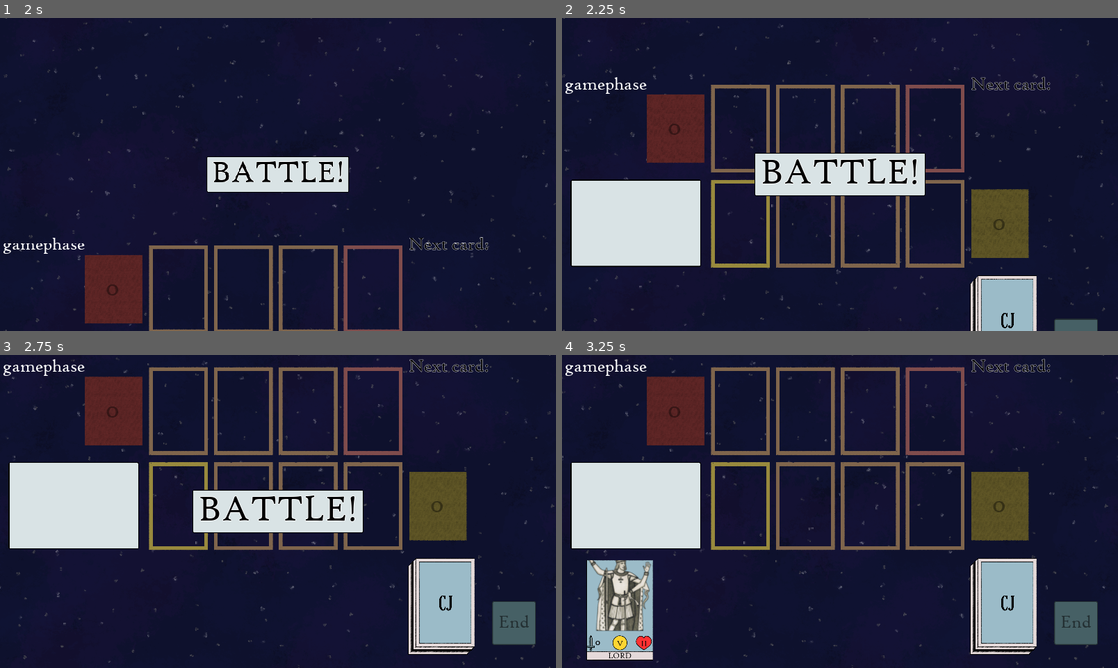
Above: before the commit, frames 1-4 (two rows, left to right).
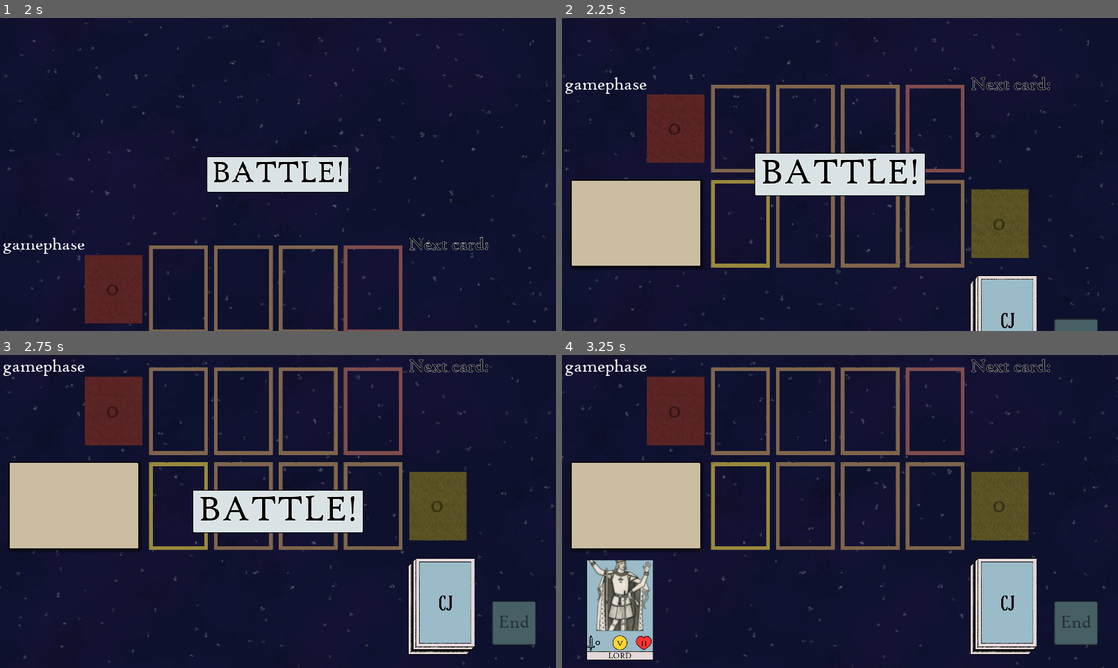
Above: after the commit, the same moments.

Repository: Mikroscopic/card-joust
Game: Godot game, scene res://scenes/scn_ui_main_menu.tscn
Two runs of this game, one before a commit and one after it. Both use one fixed random seed, a clock stepped at 60 frames per second and the inputs below. The engine's default icon, where the game draws it, is replaced by a stand-in: a white triangle on a blue panel in a dark square.
Inputs (mouse positions are in pixels of both pictures, inside the frame that each line leads up to):
- Up to frame 1 (2 s): click "Start" at 0.5 s; tap Enter (ui_dialogue_next, bound only after the commit) at 1.25 s; move the mouse to (400, 158) at 1.27 s; hold Enter (ui_dialogue_next, bound only after the commit) from 1.28 s (still down)
- Up to frame 2 (2.25 s): move the mouse to (728, 190) at 2.02 s; release Enter (ui_dialogue_next, bound only after the commit) at 2.03 s; click (728, 190) at 2.1 s
- Up to frame 3 (2.75 s): tap Enter (ui_dialogue_next, bound only after the commit) at 2.3 s
- Up to frame 4 (3.25 s): move the mouse to (895, 442) at 2.77 s; hold Enter (ui_dialogue_next, bound only after the commit) from 2.78 s (still down)

Frame 1 is identical in both runs. In frame 2, 6.4% of the frame differs, in the area x 1-26%, y 52-80%; in frame 3, 6.5%; in frame 4, 6.5%, in the area x 1-26%, y 34-63%.

Commit message:
Add dialogue boxes

Diff:
--- /dev/null
+++ b/assets/themes/theme_hud_hints.tres
@@ -0,0 +1,159 @@
+[gd_resource type="Theme" load_steps=22 format=2]
+
+[ext_resource path="res://assets/themes/stylebox_panel_blue.tres" type="StyleBox" id=1]
+[ext_resource path="res://assets/themes/stylebox_panel_bluedisabled.tres" type="StyleBox" id=2]
+[ext_resource path="res://assets/themes/fnt_hud_01.tres" type="DynamicFont" id=3]
+[ext_resource path="res://assets/themes/stylebox_panel_bluegrey.tres" type="StyleBox" id=4]
+[ext_resource path="res://assets/themes/stylebox_panel_white.tres" type="StyleBox" id=5]
+
+[sub_resource type="StyleBoxEmpty" id=16]
+
+[sub_resource type="StyleBoxEmpty" id=12]
+
+[sub_resource type="StyleBoxEmpty" id=13]
+
+[sub_resource type="StyleBoxEmpty" id=17]
+
+[sub_resource type="StyleBoxEmpty" id=14]
+
+[sub_resource type="StyleBoxEmpty" id=15]
+
+[sub_resource type="ImageTexture" id=18]
+
+[sub_resource type="StyleBoxFlat" id=21]
+content_margin_left = 20.0
+content_margin_right = 20.0
+content_margin_top = 10.0
+content_margin_bottom = 10.0
+bg_color = Color( 0.8, 0.745098, 0.639216, 1 )
+border_width_left = 3
+border_width_top = 3
+border_width_right = 3
+border_width_bottom = 3
+border_color = Color( 0, 0, 0, 1 )
+corner_radius_top_left = 5
+corner_radius_top_right = 5
+corner_radius_bottom_right = 5
+corner_radius_bottom_left = 5
+corner_detail = 3
+shadow_color = Color( 0, 0, 0, 0.501961 )
+shadow_size = 10
+shadow_offset = Vector2( 5, 5 )
+
+[sub_resource type="ImageTexture" id=19]
+
+[sub_resource type="ImageTexture" id=20]
+
+[sub_resource type="StyleBoxFlat" id=9]
+bg_color = Color( 0.854902, 0.894118, 0.901961, 1 )
+border_color = Color( 0, 0, 0, 1 )
+corner_radius_top_left = 5
+corner_radius_top_right = 5
+corner_radius_bottom_right = 5
+corner_radius_bottom_left = 5
+corner_detail = 3
+
+[sub_resource type="StyleBoxFlat" id=10]
+bg_color = Color( 0.36, 0.56, 0.6, 1 )
+border_width_left = 3
+border_width_top = 3
+border_width_right = 3
+border_width_bottom = 3
+border_color = Color( 0, 0, 0, 1 )
+corner_radius_top_left = 5
+corner_radius_top_right = 5
+corner_radius_bottom_right = 5
+corner_radius_bottom_left = 5
+corner_detail = 3
+
+[sub_resource type="StyleBoxFlat" id=11]
+bg_color = Color( 0.278431, 0.380392, 0.4, 1 )
+border_width_bottom = 3
+border_color = Color( 0, 0, 0, 1 )
+corner_radius_top_left = 5
+corner_radius_top_right = 5
+corner_radius_bottom_right = 5
+corner_radius_bottom_left = 5
+corner_detail = 3
+
+[sub_resource type="StyleBoxFlat" id=7]
+content_margin_left = 20.0
+content_margin_right = 20.0
+content_margin_top = 10.0
+bg_color = Color( 0.306, 0.426, 0.45, 1 )
+border_width_left = 3
+border_width_top = 3
+border_width_right = 3
+border_width_bottom = 3
+border_color = Color( 0, 0, 0, 1 )
+corner_radius_top_left = 5
+corner_radius_top_right = 5
+corner_detail = 3
+expand_margin_bottom = 4.0
+
+[sub_resource type="StyleBoxFlat" id=8]
+content_margin_left = 20.0
+content_margin_right = 20.0
+content_margin_top = 10.0
+bg_color = Color( 0.278431, 0.380392, 0.4, 1 )
+border_width_left = 3
+border_width_top = 3
+border_width_right = 3
+border_width_bottom = 3
+border_color = Color( 0.141176, 0.188235, 0.2, 1 )
+corner_radius_top_left = 5
+corner_radius_top_right = 5
+corner_detail = 3
+expand_margin_bottom = 4.0
+
+[sub_resource type="StyleBoxFlat" id=6]
+content_margin_left = 20.0
+content_margin_right = 20.0
+bg_color = Color( 0.360784, 0.560784, 0.6, 1 )
+border_width_left = 3
+border_width_top = 3
+border_width_right = 3
+border_color = Color( 0, 0, 0, 1 )
+corner_radius_top_left = 5
+corner_radius_top_right = 5
+corner_detail = 3
+expand_margin_top = 10.0
+expand_margin_bottom = 3.0
+shadow_color = Color( 0, 0, 0, 0.392157 )
+
+[resource]
+default_font = ExtResource( 3 )
+Button/colors/font_color = Color( 0, 0, 0, 1 )
+Button/colors/font_color_disabled = Color( 0.141176, 0.188235, 0.2, 1 )
+Button/colors/font_color_focus = Color( 0, 0, 0, 1 )
+Button/colors/font_color_hover = Color( 0, 0, 0, 1 )
+Button/colors/font_color_pressed = Color( 0, 0, 0, 1 )
+Button/styles/disabled = ExtResource( 2 )
+Button/styles/hover = ExtResource( 5 )
+Button/styles/normal = ExtResource( 1 )
+Button/styles/pressed = ExtResource( 4 )
+CheckBox/styles/disabled = SubResource( 16 )
+CheckBox/styles/focus = SubResource( 12 )
+CheckBox/styles/hover = SubResource( 13 )
+CheckBox/styles/hover_pressed = SubResource( 17 )
+CheckBox/styles/normal = SubResource( 14 )
+CheckBox/styles/pressed = SubResource( 15 )
+HSlider/styles/slider = ExtResource( 5 )
+Label/colors/font_color = Color( 0, 0, 0, 1 )
+OptionButton/icons/arrow = SubResource( 18 )
+PanelContainer/styles/panel = SubResource( 21 )
+PopupMenu/colors/font_color = Color( 0, 0, 0, 1 )
+PopupMenu/colors/font_color_hover = Color( 0, 0, 0, 1 )
+PopupMenu/icons/radio_checked = SubResource( 19 )
+PopupMenu/icons/radio_unchecked = SubResource( 20 )
+PopupMenu/styles/hover = SubResource( 9 )
+PopupMenu/styles/panel = SubResource( 10 )
+PopupMenu/styles/panel_disabled = SubResource( 11 )
+RichTextLabel/colors/default_color = Color( 0.1, 0.0966667, 0.09, 1 )
+TabContainer/colors/font_color_bg = Color( 0, 0, 0, 1 )
+TabContainer/colors/font_color_disabled = Color( 0.141176, 0.188235, 0.2, 1 )
+TabContainer/colors/font_color_fg = Color( 0, 0, 0, 1 )
+TabContainer/styles/panel = ExtResource( 1 )
+TabContainer/styles/tab_bg = SubResource( 7 )
+TabContainer/styles/tab_disabled = SubResource( 8 )
+TabContainer/styles/tab_fg = SubResource( 6 )
--- /dev/null
+++ b/objects/dialogue_box.tscn
@@ -0,0 +1,104 @@
+[gd_scene load_steps=8 format=2]
+
+[ext_resource path="res://assets/themes/theme_hud_hints.tres" type="Theme" id=1]
+[ext_resource path="res://assets/themes/HTOWERT.TTF" type="DynamicFontData" id=2]
+[ext_resource path="res://icon.png" type="Texture" id=3]
+
+[sub_resource type="Animation" id=4]
+resource_name = "text_write"
+length = 0.02
+step = 0.01
+tracks/0/type = "value"
+tracks/0/path = NodePath("Text:percent_visible")
+tracks/0/interp = 1
+tracks/0/loop_wrap = true
+tracks/0/imported = false
+tracks/0/enabled = true
+tracks/0/keys = {
+"times": PoolRealArray( 0, 0.02 ),
+"transitions": PoolRealArray( 1, 1 ),
+"update": 0,
+"values": [ 0.0, 1.0 ]
+}
+tracks/1/type = "method"
+tracks/1/path = NodePath("Arrow")
+tracks/1/interp = 1
+tracks/1/loop_wrap = true
+tracks/1/imported = false
+tracks/1/enabled = true
+tracks/1/keys = {
+"times": PoolRealArray( 0, 0.02 ),
+"transitions": PoolRealArray( 1, 1 ),
+"values": [ {
+"args": [  ],
+"method": "hide"
+}, {
+"args": [  ],
+"method": "show"
+} ]
+}
+
+[sub_resource type="DynamicFont" id=1]
+size = 50
+font_data = ExtResource( 2 )
+
+[sub_resource type="Animation" id=2]
+length = 0.001
+tracks/0/type = "value"
+tracks/0/path = NodePath("Arrow:offset")
+tracks/0/interp = 1
+tracks/0/loop_wrap = true
+tracks/0/imported = false
+tracks/0/enabled = true
+tracks/0/keys = {
+"times": PoolRealArray( 0 ),
+"transitions": PoolRealArray( 1 ),
+"update": 0,
+"values": [ Vector2( 0, 0 ) ]
+}
+
+[sub_resource type="Animation" id=3]
+resource_name = "arrow_point"
+length = 2.0
+loop = true
+tracks/0/type = "value"
+tracks/0/path = NodePath("Arrow:offset")
+tracks/0/interp = 2
+tracks/0/loop_wrap = true
+tracks/0/imported = false
+tracks/0/enabled = true
+tracks/0/keys = {
+"times": PoolRealArray( 0, 1 ),
+"transitions": PoolRealArray( -1.5, -1.5 ),
+"update": 0,
+"values": [ Vector2( 0, 0 ), Vector2( 20, 0 ) ]
+}
+
+[node name="DialogueBox" type="PanelContainer"]
+margin_right = 1080.0
+margin_bottom = 256.0
+theme = ExtResource( 1 )
+
+[node name="AnimationPlayer" type="AnimationPlayer" parent="."]
+anims/text_write = SubResource( 4 )
+
+[node name="Text" type="RichTextLabel" parent="."]
+margin_left = 20.0
+margin_top = 10.0
+margin_right = 1060.0
+margin_bottom = 246.0
+custom_fonts/normal_font = SubResource( 1 )
+bbcode_enabled = true
+visible_characters = 0
+percent_visible = 0.0
+
+[node name="Arrow" type="Sprite" parent="."]
+visible = false
+position = Vector2( 1000, 210 )
+texture = ExtResource( 3 )
+
+[node name="AnimationPlayer" type="AnimationPlayer" parent="Arrow"]
+root_node = NodePath("../..")
+autoplay = "arrow_point"
+anims/RESET = SubResource( 2 )
+anims/arrow_point = SubResource( 3 )
--- a/project.godot
+++ b/project.godot
@@ -42,6 +42,7 @@
 SceneController="*res://scripts/scene_controller.gd"
 SettingsController="*res://scripts/settings_controller.gd"
 ScnBackground="*res://scenes/scn_background.tscn"
+ScnUiDialogue="*res://scenes/scn_ui_dialogue.tscn"
 ScnUiOverlay="*res://scenes/scn_ui_overlay.tscn"
 ScnUiPause="*res://scenes/scn_ui_pause.tscn"
 
@@ -69,6 +70,13 @@
 "events": [ Object(InputEventKey,"resource_local_to_scene":false,"resource_name":"","device":0,"alt":false,"shift":false,"control":false,"meta":false,"command":false,"pressed":false,"scancode":16777217,"physical_scancode":0,"unicode":0,"echo":false,"script":null)
  ]
 }
+ui_dialogue_next={
+"deadzone": 0.5,
+"events": [ Object(InputEventKey,"resource_local_to_scene":false,"resource_name":"","device":0,"alt":false,"shift":false,"control":false,"meta":false,"command":false,"pressed":false,"scancode":16777221,"physical_scancode":0,"unicode":0,"echo":false,"script":null)
+, Object(InputEventKey,"resource_local_to_scene":false,"resource_name":"","device":0,"alt":false,"shift":false,"control":false,"meta":false,"command":false,"pressed":false,"scancode":32,"physical_scancode":0,"unicode":0,"echo":false,"script":null)
+, Object(InputEventMouseButton,"resource_local_to_scene":false,"resource_name":"","device":0,"alt":false,"shift":false,"control":false,"meta":false,"command":false,"button_mask":0,"position":Vector2( 0, 0 ),"global_position":Vector2( 0, 0 ),"factor":1.0,"button_index":1,"pressed":false,"doubleclick":false,"script":null)
+ ]
+}
 
 [physics]
 
--- a/scenes/scn_card_battle.tscn
+++ b/scenes/scn_card_battle.tscn
@@ -9,6 +9,7 @@
 [ext_resource path="res://assets/themes/theme_ingame_board_score.tres" type="Theme" id=7]
 [ext_resource path="res://assets/themes/HTOWERT.TTF" type="DynamicFontData" id=8]
 [ext_resource path="res://assets/themes/fnt_hud_02.tres" type="DynamicFont" id=9]
+[ext_resource path="res://assets/themes/theme_hud_hints.tres" type="Theme" id=10]
 
 [sub_resource type="DynamicFont" id=1]
 size = 32
@@ -91,7 +92,7 @@
 margin_top = 370.0
 margin_right = 480.0
 margin_bottom = 670.0
-theme = ExtResource( 6 )
+theme = ExtResource( 10 )
 
 [node name="RichTextLabel" type="RichTextLabel" parent="HintBox"]
 margin_left = 20.0
--- /dev/null
+++ b/scenes/scn_ui_dialogue.tscn
@@ -0,0 +1,193 @@
+[gd_scene load_steps=25 format=2]
+
+[ext_resource path="res://objects/dialogue_box.tscn" type="PackedScene" id=1]
+[ext_resource path="res://scripts/scene_scripts/scn_ui_dialogue.gd" type="Script" id=2]
+[ext_resource path="res://assets/themes/stylebox_panel_blue.tres" type="StyleBox" id=3]
+[ext_resource path="res://assets/themes/stylebox_panel_bluedisabled.tres" type="StyleBox" id=4]
+[ext_resource path="res://assets/themes/fnt_hud_01.tres" type="DynamicFont" id=5]
+[ext_resource path="res://assets/themes/stylebox_panel_bluegrey.tres" type="StyleBox" id=6]
+[ext_resource path="res://assets/themes/stylebox_panel_white.tres" type="StyleBox" id=7]
+
+[sub_resource type="StyleBoxEmpty" id=16]
+
+[sub_resource type="StyleBoxEmpty" id=12]
+
+[sub_resource type="StyleBoxEmpty" id=13]
+
+[sub_resource type="StyleBoxEmpty" id=17]
+
+[sub_resource type="StyleBoxEmpty" id=14]
+
+[sub_resource type="StyleBoxEmpty" id=15]
+
+[sub_resource type="ImageTexture" id=18]
+
+[sub_resource type="StyleBoxFlat" id=21]
+content_margin_left = 20.0
+content_margin_right = 20.0
+content_margin_top = 10.0
+content_margin_bottom = 10.0
+bg_color = Color( 0.6, 0.6, 0.6, 0 )
+corner_radius_top_left = 5
+corner_radius_top_right = 5
+corner_radius_bottom_right = 5
+corner_radius_bottom_left = 5
+corner_detail = 3
+
+[sub_resource type="ImageTexture" id=19]
+
+[sub_resource type="ImageTexture" id=20]
+
+[sub_resource type="StyleBoxFlat" id=9]
+bg_color = Color( 0.854902, 0.894118, 0.901961, 1 )
+border_color = Color( 0, 0, 0, 1 )
+corner_radius_top_left = 5
+corner_radius_top_right = 5
+corner_radius_bottom_right = 5
+corner_radius_bottom_left = 5
+corner_detail = 3
+
+[sub_resource type="StyleBoxFlat" id=10]
+bg_color = Color( 0.36, 0.56, 0.6, 1 )
+border_width_left = 3
+border_width_top = 3
+border_width_right = 3
+border_width_bottom = 3
+border_color = Color( 0, 0, 0, 1 )
+corner_radius_top_left = 5
+corner_radius_top_right = 5
+corner_radius_bottom_right = 5
+corner_radius_bottom_left = 5
+corner_detail = 3
+
+[sub_resource type="StyleBoxFlat" id=11]
+bg_color = Color( 0.278431, 0.380392, 0.4, 1 )
+border_width_bottom = 3
+border_color = Color( 0, 0, 0, 1 )
+corner_radius_top_left = 5
+corner_radius_top_right = 5
+corner_radius_bottom_right = 5
+corner_radius_bottom_left = 5
+corner_detail = 3
+
+[sub_resource type="StyleBoxFlat" id=7]
+content_margin_left = 20.0
+content_margin_right = 20.0
+content_margin_top = 10.0
+bg_color = Color( 0.306, 0.426, 0.45, 1 )
+border_width_left = 3
+border_width_top = 3
+border_width_right = 3
+border_width_bottom = 3
+border_color = Color( 0, 0, 0, 1 )
+corner_radius_top_left = 5
+corner_radius_top_right = 5
+corner_detail = 3
+expand_margin_bottom = 4.0
+
+[sub_resource type="StyleBoxFlat" id=8]
+content_margin_left = 20.0
+content_margin_right = 20.0
+content_margin_top = 10.0
+bg_color = Color( 0.278431, 0.380392, 0.4, 1 )
+border_width_left = 3
+border_width_top = 3
+border_width_right = 3
+border_width_bottom = 3
+border_color = Color( 0.141176, 0.188235, 0.2, 1 )
+corner_radius_top_left = 5
+corner_radius_top_right = 5
+corner_detail = 3
+expand_margin_bottom = 4.0
+
+[sub_resource type="StyleBoxFlat" id=6]
+content_margin_left = 20.0
+content_margin_right = 20.0
+bg_color = Color( 0.360784, 0.560784, 0.6, 1 )
+border_width_left = 3
+border_width_top = 3
+border_width_right = 3
+border_color = Color( 0, 0, 0, 1 )
+corner_radius_top_left = 5
+corner_radius_top_right = 5
+corner_detail = 3
+expand_margin_top = 10.0
+expand_margin_bottom = 3.0
+shadow_color = Color( 0, 0, 0, 0.392157 )
+
+[sub_resource type="Theme" id=22]
+default_font = ExtResource( 5 )
+Button/colors/font_color = Color( 0, 0, 0, 1 )
+Button/colors/font_color_disabled = Color( 0.141176, 0.188235, 0.2, 1 )
+Button/colors/font_color_focus = Color( 0, 0, 0, 1 )
+Button/colors/font_color_hover = Color( 0, 0, 0, 1 )
+Button/colors/font_color_pressed = Color( 0, 0, 0, 1 )
+Button/styles/disabled = ExtResource( 4 )
+Button/styles/hover = ExtResource( 7 )
+Button/styles/normal = ExtResource( 3 )
+Button/styles/pressed = ExtResource( 6 )
+CheckBox/styles/disabled = SubResource( 16 )
+CheckBox/styles/focus = SubResource( 12 )
+CheckBox/styles/hover = SubResource( 13 )
+CheckBox/styles/hover_pressed = SubResource( 17 )
+CheckBox/styles/normal = SubResource( 14 )
+CheckBox/styles/pressed = SubResource( 15 )
+HSlider/styles/slider = ExtResource( 7 )
+Label/colors/font_color = Color( 0, 0, 0, 1 )
+OptionButton/icons/arrow = SubResource( 18 )
+PanelContainer/styles/panel = SubResource( 21 )
+PopupMenu/colors/font_color = Color( 0, 0, 0, 1 )
+PopupMenu/colors/font_color_hover = Color( 0, 0, 0, 1 )
+PopupMenu/icons/radio_checked = SubResource( 19 )
+PopupMenu/icons/radio_unchecked = SubResource( 20 )
+PopupMenu/styles/hover = SubResource( 9 )
+PopupMenu/styles/panel = SubResource( 10 )
+PopupMenu/styles/panel_disabled = SubResource( 11 )
+RichTextLabel/colors/default_color = Color( 0.9, 0.75, 0.45, 1 )
+TabContainer/colors/font_color_bg = Color( 0, 0, 0, 1 )
+TabContainer/colors/font_color_disabled = Color( 0.141176, 0.188235, 0.2, 1 )
+TabContainer/colors/font_color_fg = Color( 0, 0, 0, 1 )
+TabContainer/styles/panel = ExtResource( 3 )
+TabContainer/styles/tab_bg = SubResource( 7 )
+TabContainer/styles/tab_disabled = SubResource( 8 )
+TabContainer/styles/tab_fg = SubResource( 6 )
+
+[node name="ScnUiDialogue" type="CanvasLayer"]
+visible = false
+script = ExtResource( 2 )
+
+[node name="Control" type="Control" parent="."]
+anchor_right = 1.0
+anchor_bottom = 1.0
+
+[node name="DialogueBoxTop" parent="Control" instance=ExtResource( 1 )]
+visible = false
+anchor_left = 0.5
+anchor_right = 0.5
+margin_left = -540.0
+margin_top = 40.0
+margin_right = 540.0
+margin_bottom = 276.0
+
+[node name="DialogueBoxBottom" parent="Control" instance=ExtResource( 1 )]
+visible = false
+anchor_left = 0.5
+anchor_top = 1.0
+anchor_right = 0.5
+anchor_bottom = 1.0
+margin_left = -540.0
+margin_top = -296.0
+margin_right = 540.0
+margin_bottom = -40.0
+
+[node name="DialogueBoxMiddleClear" parent="Control" instance=ExtResource( 1 )]
+visible = false
+anchor_left = 0.5
+anchor_top = 0.5
+anchor_right = 0.5
+anchor_bottom = 0.5
+margin_left = -540.0
+margin_top = -128.0
+margin_right = 540.0
+margin_bottom = 128.0
+theme = SubResource( 22 )
--- /dev/null
+++ b/scripts/scene_scripts/scn_ui_dialogue.gd
@@ -0,0 +1,59 @@
+extends CanvasLayer
+
+
+signal messages_finished
+
+var active_box setget set_active_box
+var messages: Array = [] setget set_messages
+
+func _ready():
+	active_box = find_node("DialogueBoxTop")
+
+
+func _input(event):
+	if event.is_action_pressed("ui_dialogue_next") and len(messages) > 0:
+		var animation_player = active_box.find_node("AnimationPlayer")
+		if animation_player.is_playing():
+			animation_player.advance(10.0)
+		else:
+			messages.pop_back()
+			if len(messages) == 0:
+				active_box.hide()
+				yield(get_tree(), "idle_frame")
+				hide()
+				emit_signal("messages_finished")
+			else:
+				show_message(messages.back())
+
+
+func set_active_box(value: int):
+	var is_visible = active_box.visible
+	active_box.hide()
+	match value:
+		0:
+			active_box = find_node("DialogueBoxTop")
+		1:
+			active_box = find_node("DialogueBoxBottom")
+		2:
+			active_box = find_node("DialogueBoxMiddleClear")
+	if is_visible:
+		active_box.show()
+
+
+func set_messages(value):
+	value.invert()
+	messages = value
+	show()
+	show_message(messages.back())
+
+
+func show_message(message: String):
+	active_box.show()
+	active_box.find_node("Text").bbcode_text = (
+		"[wave amp=20 freq=3]"
+		+ message
+		+ "[/wave]"
+	)
+	var animation_player = active_box.find_node("AnimationPlayer")
+	animation_player.play("text_write", -1, 1.0 / len(message))
+	yield(animation_player, "animation_finished")
Not shown: 1 places in scenes/scn_card_battle.tscn that only renumber resources
